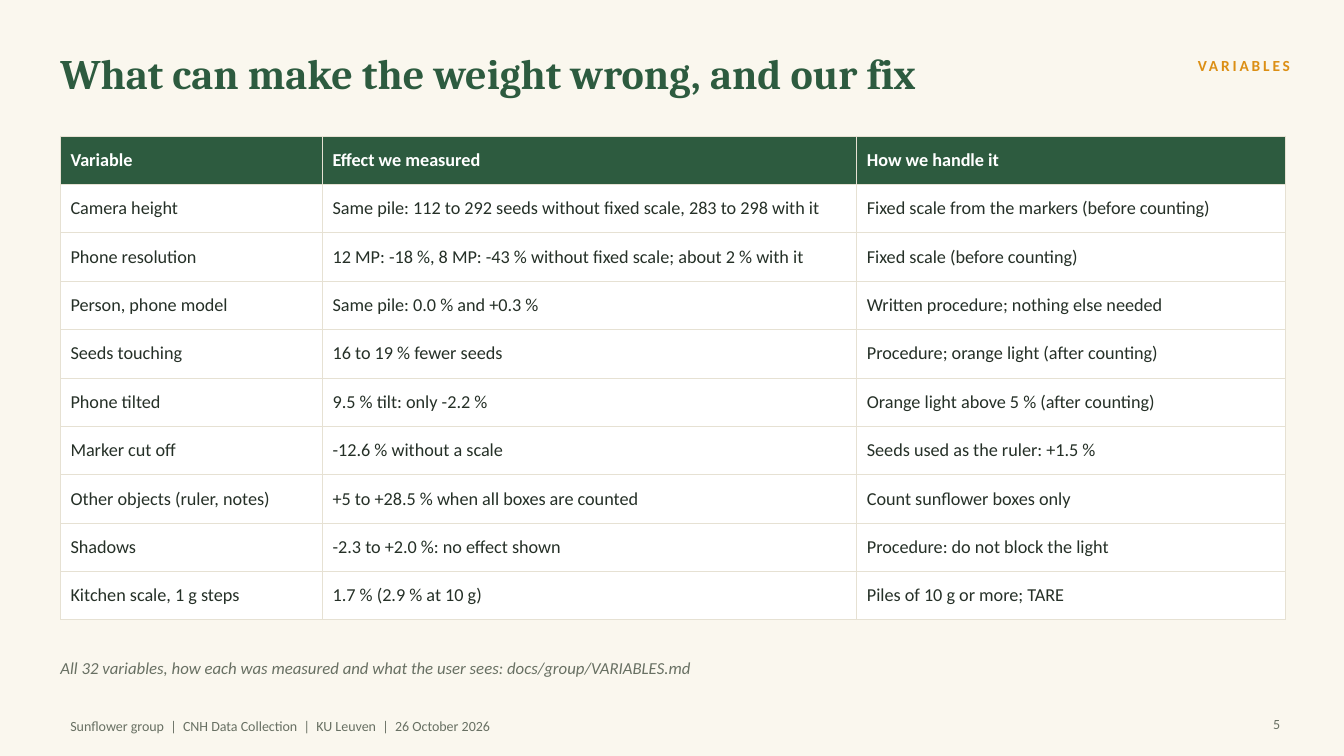
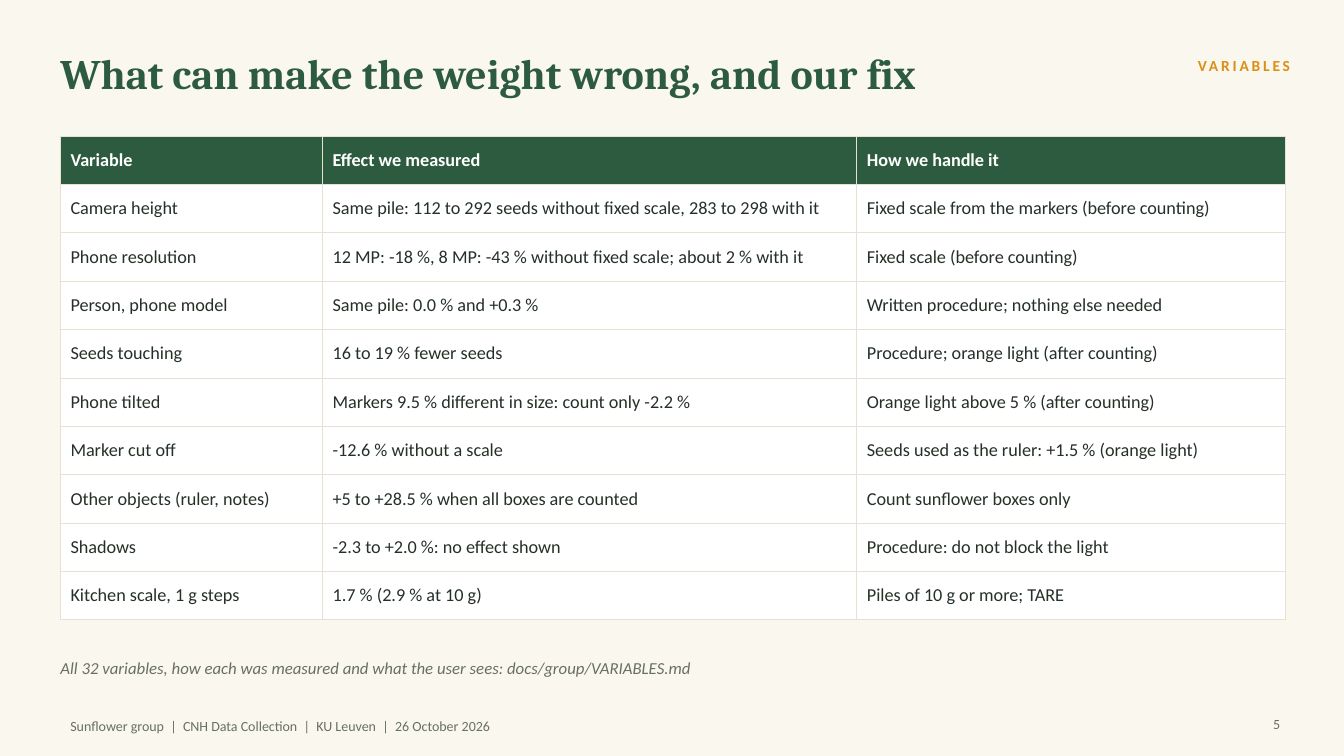
Before and after one commit to HadiNasooti/cnh-sunflower-weight, a slide deck: slide 5 of ppt_slide_topics/Sunflower_Weight_Estimation_v3.pptx. Drawn at 1344x756 pixels with LibreOffice and Linux fonts; fonts in the diff are those of the drawing. Boxes give left, top, right and bottom in pixels: in the first picture for what was removed or moved away, otherwise in the second. Text is boxed around its words. In the diff, an @@ line names an element or a change of style, - is before the commit and + after.

```diff
--- a/ppt_slide_topics/Sunflower_Weight_Estimation_v3.pptx
+++ b/ppt_slide_topics/Sunflower_Weight_Estimation_v3.pptx
@@ table at <box>60,136,1286,608</box> @@
-row 6, column 2: 9.5 % tilt: only -2.2 %
+row 6, column 2: Markers 9.5 % different in size: count only -2.2 %
-row 7, column 3: Seeds used as the ruler: +1.5 %
+row 7, column 3: Seeds used as the ruler: +1.5 % (orange light)
```
Also in this commit, not shown: 9 other slides changed, 1 slide added, 1 other file.
